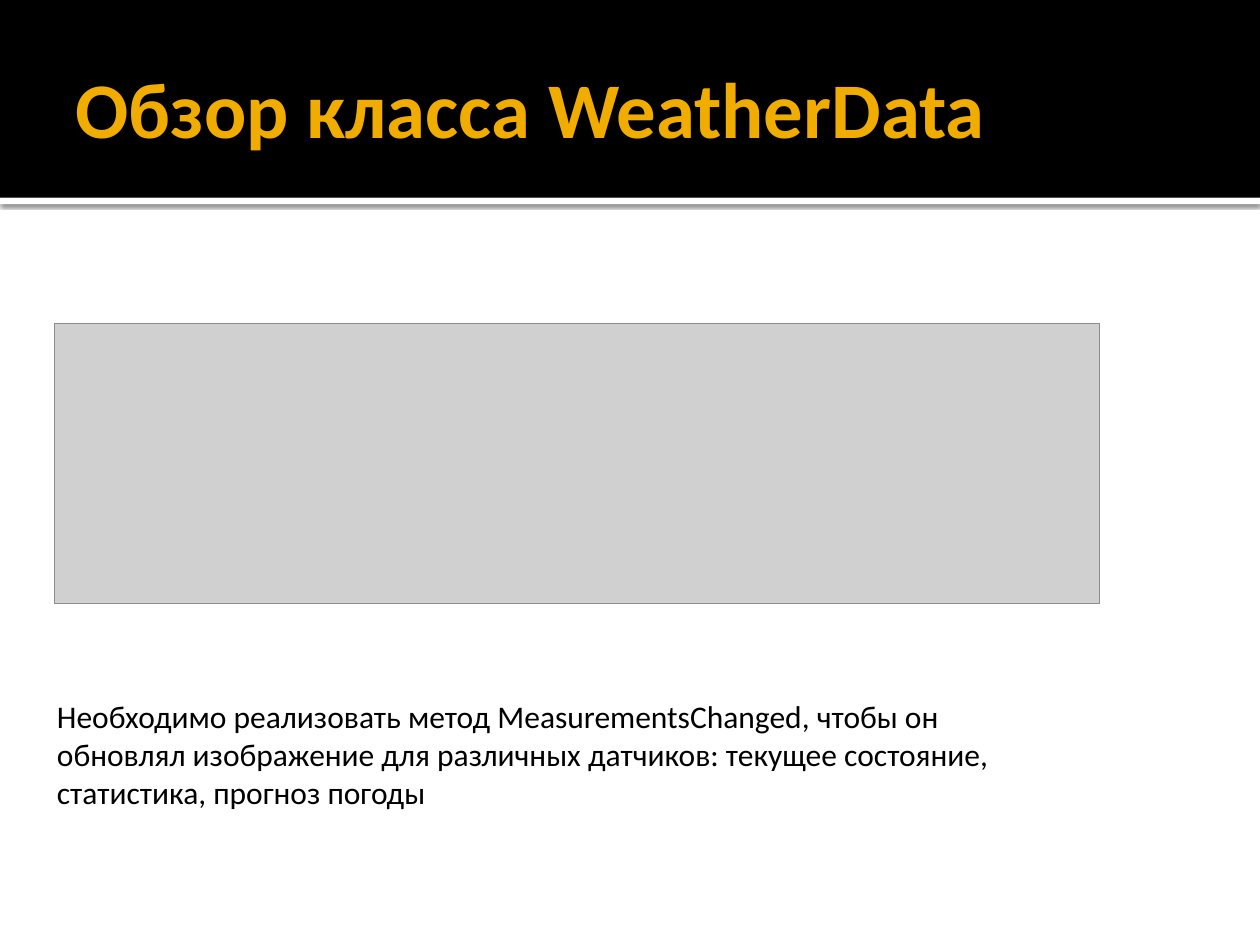
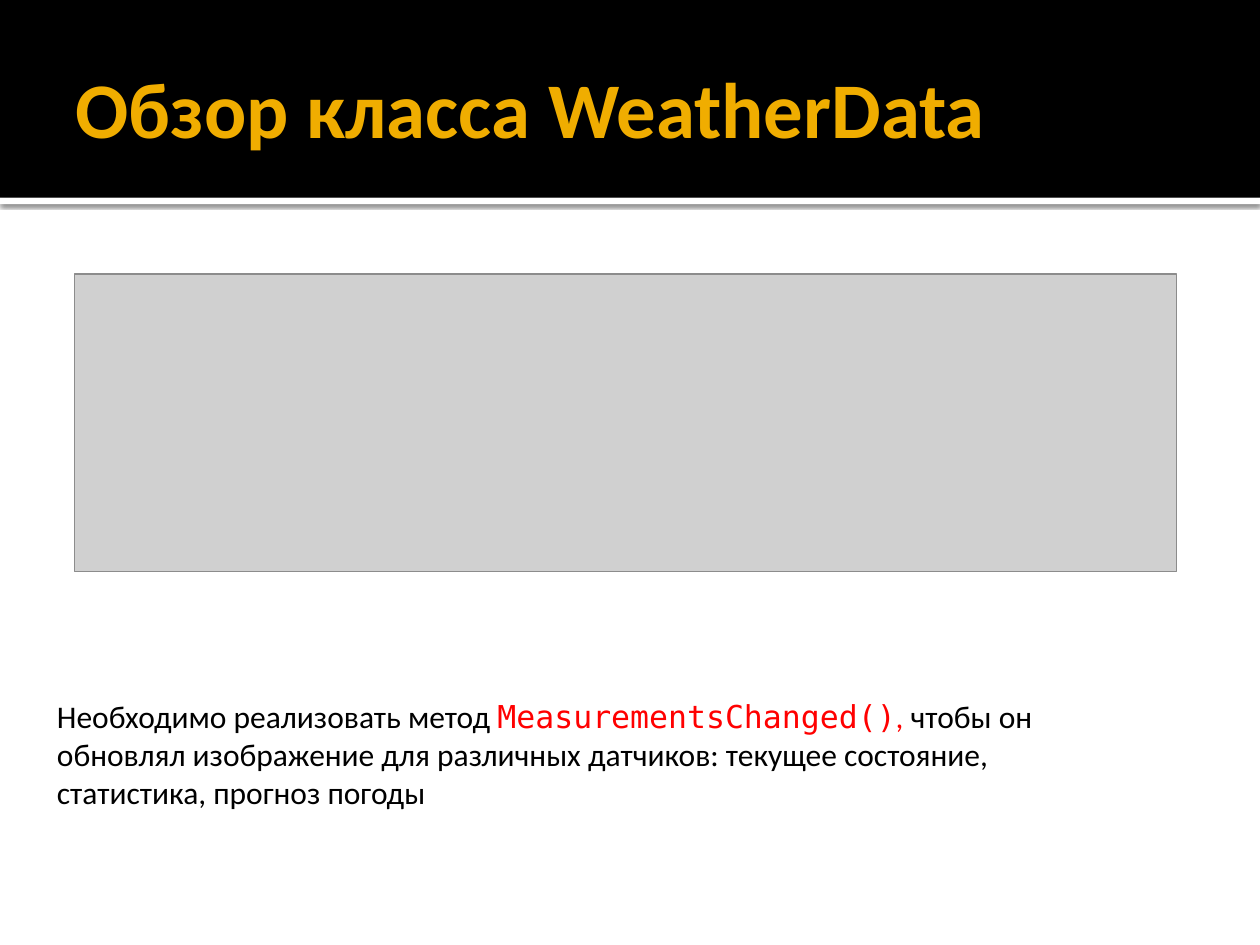
Before and after one commit to iv-sergius/ood, a slide deck: slide 3 of lectures/02.observer/observer.pptx. Drawn at 1260x945 pixels with LibreOffice and Linux fonts; fonts in the diff are those of the drawing; grey boxes stand for pictures. Boxes give left, top, right and bottom in pixels: in the first picture for what was removed or moved away, otherwise in the second. Text is boxed around its words. In the diff, an @@ line names an element or a change of style, - is before the commit and + after.

```diff
--- a/lectures/02.observer/observer.pptx
+++ b/lectures/02.observer/observer.pptx
@@ picture: place and size @@
-picture at <box>54,324,1099,604</box>
+picture at <box>74,275,1177,572</box>
@@ text at <box>57,704,1032,810</box>: text changed @@
-Необходимо реализовать метод MeasurementsChanged, чтобы он обновлял изображение для различных датчиков: текущее состояние, статистика, прогноз погоды
+Необходимо реализовать метод MeasurementsChanged(), чтобы он обновлял изображение для различных датчиков: текущее состояние, статистика, прогноз погоды
```
Also in this commit, not shown: 7 other slides changed, 5 slides added, 4 other files.
